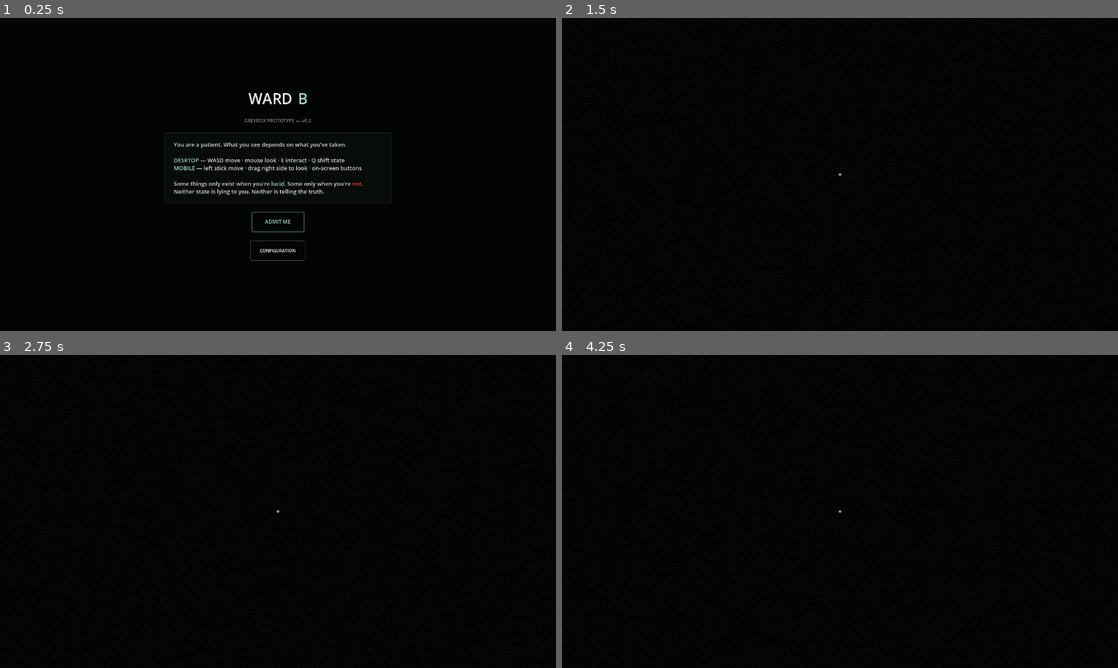
Above: before the commit, frames 1-4 (two rows, left to right).
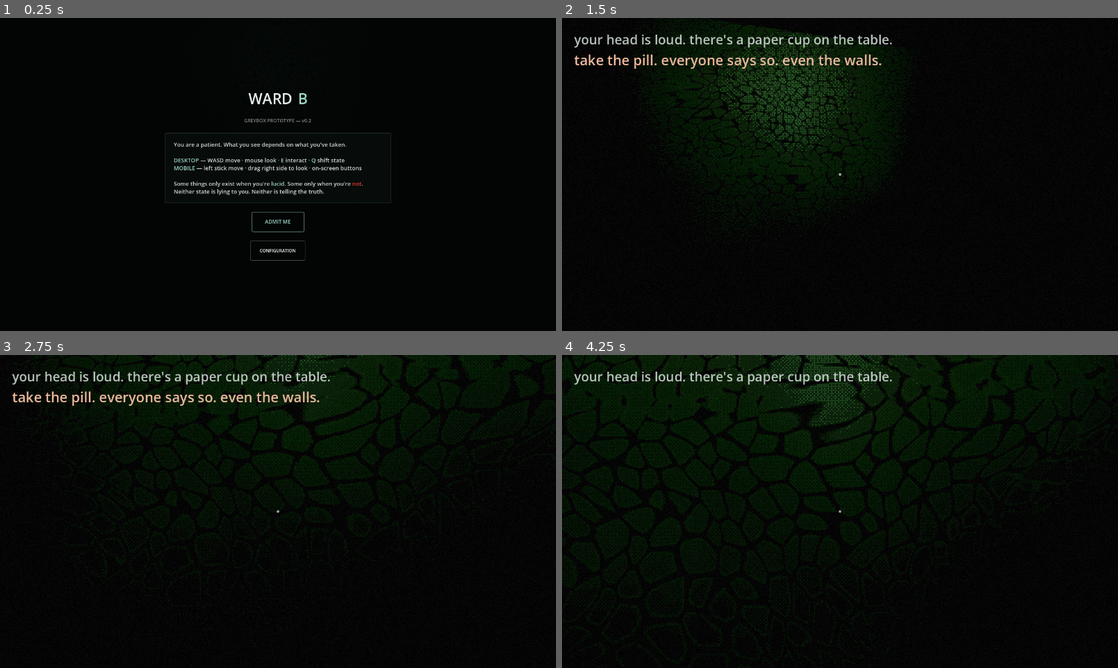
Above: after the commit, the same moments.

Repository: lucy-holm/Ward-B
Game: Godot game, scene res://main.tscn
Same seed, same stepped clock (60 frames per second), same inputs: the game is played once before the commit and once after it.
Inputs (mouse positions are in pixels of both pictures, inside the frame that each line leads up to):
- Up to frame 1 (0.25 s): no input
- Up to frame 2 (1.5 s): click "ADMIT ME" at 0.5 s; tap Enter at 1.25 s; move the mouse to (867, 174) at 1.27 s; hold W (move_forward) from 1.28 s (still down); hold E (interact) from 1.28 s (still down); click (867, 174) at 1.42 s
- Up to frame 3 (2.75 s): keep holding W (move_forward); move the mouse to (250, 511) at 2.02 s; release E (interact) at 2.03 s; tap Q (shift_state) at 2.1 s
- Up to frame 4 (4.25 s): keep holding W (move_forward); move the mouse to (851, 505) at 2.77 s; tap 0 at 2.85 s; move the mouse to (834, 517) at 3.52 s; tap 9 at 3.6 s; click (834, 517) at 3.67 s

The runs differ from the first frame. In frame 2, 14% of the frame differs, in the area x 2-65%, y 0-76%; in frame 3, 15%; in frame 4, 23%, in the area x 0-100%, y 0-100%.
Error before the commit: Cannot call method 'instantiate' on a null value. (res://main.gd:856)

Commit message:
Fix a corrupt wall.tres, and guard against the class of bug
I cherry-picked the shader agent's first commit without checking it, and that
commit was mid-bug: an edit to materials/wall.tres had deleted the
`[sub_resource type="FastNoiseLite" id="FastNoiseLite_wall_island"]` HEADER
while leaving the SubResource() reference to it in place. The agent found and
fixed this afterwards; I had already pulled the broken state into the branch.

WHY THIS MATTERS MORE THAN A TYPO. The resulting file is still valid INI, still
parses, and still passes `--headless --import` without a word. What it does is
make Godot HANG. check_rooms failed with all 20 rooms unable to load, and
tools/shoot.tscn renders stopped producing output and sat until killed. I spent
a stretch diagnosing that as Godot process contention and told the user so; the
shader agent lost time to the same misreading. A hang looks nothing like a
corrupt file, which is exactly what makes this worth a permanent guard.

tools/check_resources.py asserts every .tres/.tscn declares the sub- and
ext-resources it references, in both directions, across materials/, props/,
fixtures/ and rooms/ — 138 files, well under a second, pure Python. It is
deliberately NOT a Godot test: every existing suite runs Godot, so they all
inherit the hang they would be trying to diagnose.

Verified it fails on the real thing rather than passing vacuously — deleted
that exact header again and confirmed it reports the offending id, then
restored. check_roundtrip.sh now runs it first, before doing any work.

Materials taken wholesale from the agent's finished branch, which also lands its
second commit: floor pushed to a clearly sage/olive hue with streaky wear
tracks, ceiling water staining reworked from an even wash into concentrated
blooms, and the wall crazing pulled down from high-contrast mould blobs to
low-contrast cracked paint.

Co-Authored-By: Claude Opus 5 (1M context) <noreply@anthropic.com>

Diff:
--- a/godot/materials/ceil.tres
+++ b/godot/materials/ceil.tres
@@ -57,6 +57,19 @@
 ; base_color to read as damage at a glance — darkened and desaturated so
 ; the bloom mask actually contrasts, paired with a small stain_strength and
 ; ceil_sag_strength bump below for a more legible sag/stain read.
+;
+; Bloom retune (2026-08, matC): coordinator review of matB found the stain
+; spread evenly as a light wash across most tiles rather than reading as
+; distinct blooms on a few. Root cause was the noise/threshold shape, not
+; the colour: stain_threshold=0.5 sat right at the noise field's own mean,
+; so roughly half the tiles crossed it at some (decay-scaled) opacity —
+; "everything is a little stained" instead of "most tiles are clean, a few
+; are badly damaged." Raised stain_threshold well above the field's mean so
+; only its upper tail qualifies, and lowered stain_scale so that tail
+; spans several adjacent tiles at once (a cluster, i.e. a bloom) rather than
+; single tiles scattered independently. stain_color pushed browner/more
+; saturated so a bloom, once it does cross threshold, reads as water damage
+; rather than a shadow.
 [resource]
 render_priority = 0
 shader = ExtResource("1_shader")
@@ -64,7 +77,7 @@
 shader_parameter/base_color = Color(0.62, 0.605, 0.55, 1)
 shader_parameter/decay_color = Color(0.20, 0.18, 0.145, 1)
 shader_parameter/grout_color = Color(0.13, 0.12, 0.1, 1)
-shader_parameter/stain_color = Color(0.40, 0.36, 0.29, 1)
+shader_parameter/stain_color = Color(0.30, 0.20, 0.11, 1)
 shader_parameter/tile_size = 0.6
 shader_parameter/grout_width = 0.016
 shader_parameter/tile_jitter = 0.07
@@ -79,13 +92,13 @@
 shader_parameter/normal_tex = SubResource("NoiseTexture2D_ceil_normal")
 shader_parameter/mottle_scale = 0.5
 shader_parameter/wear_freq_mult = 3.0
-shader_parameter/stain_scale = 0.09
+shader_parameter/stain_scale = 0.065
 shader_parameter/normal_scale = 6.0
 shader_parameter/mottle_strength = 0.34
 shader_parameter/wear_strength = 0.12
 shader_parameter/wear_threshold = 0.6
-shader_parameter/stain_strength = 0.65
-shader_parameter/stain_threshold = 0.5
+shader_parameter/stain_strength = 0.95
+shader_parameter/stain_threshold = 0.52
 shader_parameter/ao_strength = 0.18
 shader_parameter/normal_strength = 0.32
 shader_parameter/roughness_base = 0.95
--- a/godot/materials/floor.tres
+++ b/godot/materials/floor.tres
@@ -58,13 +58,24 @@
 ; that floor so LUCID traffic areas don't read as black; grout/stain darkened
 ; a touch to match. roughness_base/roughness_wet UNTOUCHED — see this file's
 ; existing reflectivity comment below; judge specular by eye, not by mean.
+;
+; Sage retune (2026-08, matC): matB landed R~=G>B, which is grey with a hint
+; of green — coordinator review called it "a fairly flat dark green-grey,"
+; not the distinctly sage/olive lino the board shows. Pushed G further above
+; both R and B (was 0.455/0.44/0.395, now 0.46/0.40/0.315 — G leads by a
+; visible margin, not a hair) so the hue itself reads green before value or
+; grime does any of the work. decay_color follows the same shift so the
+; UNMED-side rot drift stays in the same colour family instead of drifting
+; back toward neutral. grout_color nudged warmer/browner (was a near-neutral
+; dark grey) — "dirt collected in grout" reads as dirt only if it contrasts
+; in HUE with the sage tile, not just in value.
 [resource]
 render_priority = 0
 shader = ExtResource("1_shader")
 shader_parameter/decay = 0.35
-shader_parameter/base_color = Color(0.44, 0.455, 0.395, 1)
-shader_parameter/decay_color = Color(0.085, 0.095, 0.075, 1)
-shader_parameter/grout_color = Color(0.075, 0.078, 0.068, 1)
+shader_parameter/base_color = Color(0.40, 0.46, 0.315, 1)
+shader_parameter/decay_color = Color(0.075, 0.09, 0.06, 1)
+shader_parameter/grout_color = Color(0.095, 0.082, 0.058, 1)
 shader_parameter/stain_color = Color(0.24, 0.155, 0.11, 1)
 shader_parameter/tile_size = 0.5
 shader_parameter/grout_width = 0.022
@@ -87,8 +98,13 @@
 ; the concept board calls for "worn traffic paths," and this mask is the
 ; only non-decay-gated wear the shader has (see header: base material wear,
 ; present in both realities).
-shader_parameter/wear_strength = 0.38
-shader_parameter/wear_threshold = 0.58
+shader_parameter/wear_strength = 0.42
+shader_parameter/wear_threshold = 0.56
+; wear_track_stretch (matC): 1.0 -> 0.4 elongates the scuff mask along world
+; Z, so it reads as streaky traffic tracks down a corridor's long axis
+; instead of round scattered scuffs — see the shader header for why Z and
+; why this is a heuristic, not true room-aware routing.
+shader_parameter/wear_track_stretch = 0.4
 shader_parameter/stain_strength = 0.65
 shader_parameter/stain_threshold = 0.5
 shader_parameter/ao_strength = 0.4
--- a/godot/materials/shaders/triplanar_plaster.gdshader
+++ b/godot/materials/shaders/triplanar_plaster.gdshader
@@ -147,7 +147,19 @@
 
 	// --- peel mask: hard-edged, decay-driven coverage -----------------------
 	float threshold = mix(peel_threshold_min, peel_threshold_max, decay);
-	float aa = fwidth(isl) * 1.5;
+	// Clamped: island_tex is Cellular DISTANCE2_SUB (see wall.tres), a
+	// crackle field whose value swings from ~0 (on a cell border) to ~1
+	// (mid-cell) over a genuinely short distance — its OWN derivative is
+	// naturally large near every crack, not just at the aliasing limit the
+	// unclamped fwidth() * 1.5 term was written to catch (that was tuned
+	// against the old smooth Simplex island field, which has no comparably
+	// steep native gradient). Left unclamped, aa ballooned edge_w across
+	// most of a cell rather than just its border, which is what turned
+	// "thin cracks between small islands" into "wall mostly dark" the first
+	// time this landed. 0.06 keeps genuine screen-space aliasing control at
+	// grazing angles/distance while stopping the field's own steepness from
+	// widening the band.
+	float aa = min(fwidth(isl) * 1.5, 0.06);
 	float edge_w = max(mix(edge_width_near, edge_width_far, dist_t), aa);
 	float exposed = 1.0 - smoothstep(threshold, threshold + edge_w, isl);
 	// 0 right at the edge (freshly exposed plaster) .. 1 deep in the island
--- a/godot/materials/shaders/triplanar_tile.gdshader
+++ b/godot/materials/shaders/triplanar_tile.gdshader
@@ -81,6 +81,20 @@
 // Frequency multiplier applied on top of mottle_scale for the decorrelated
 // scuff reread of the same texture.
 uniform float wear_freq_mult = 3.4;
+// Elongates the scuff mask along world Z relative to X (values < 1.0
+// stretch; 1.0 = isotropic, round scuffs). Every corridor gen_rooms.py
+// builds runs long-axis-Z / narrow-axis-X (see MIGRATION_NOTES.md/
+// ROOM_AUTHORING.md — shell_x defines a narrow perimeter, length runs in
+// z), so a single global Z stretch reads as "worn traffic track down the
+// long axis" in the rooms where it matters most (corridors, wards) without
+// needing per-room centerline data, which this world-space material has no
+// way to receive (it is one shared .tres instanced identically in every
+// room; passing room extents through would mean a gen_rooms.py change,
+// out of this pass's scope). It is a heuristic, not room-aware — a room
+// whose long axis runs along X instead would get the elongation the wrong
+// way. Reuses the SAME mottle_tex sample already taken for the scuff mask,
+// so this costs zero extra fetches.
+uniform float wear_track_stretch : hint_range(0.1, 1.0) = 1.0;
 uniform float stain_scale = 0.12;
 uniform float normal_scale = 2.5;
 
@@ -183,7 +197,8 @@
 	// Decorrelated reread of the same texture at a different frequency and
 	// offset — a hard-edged scuff mask for free, no second resource.
 	float wear_n = texture(mottle_tex,
-		sample_xz * mottle_scale * wear_freq_mult + vec2(37.2, -11.7)).r;
+		sample_xz * mottle_scale * wear_freq_mult * vec2(1.0, wear_track_stretch)
+		+ vec2(37.2, -11.7)).r;
 
 	// Centred on 1.0 so mottling modulates around base_color rather than
 	// halving the authored albedo (noise averages ~0.5). base_color itself
--- a/godot/materials/wall.tres
+++ b/godot/materials/wall.tres
@@ -18,6 +18,7 @@
 height = 256
 noise = SubResource("FastNoiseLite_wall_mottle")
 
+[sub_resource type="FastNoiseLite" id="FastNoiseLite_wall_island"]
 ; island_tex noise (2026-08, crazing pass): was noise_type=1 (Simplex Smooth,
 ; 2-octave FBM) — that produces smooth, rounded amoeba blobs, not the "fine
 ; network of small islands" the PBR board's cracked-paint panel actually
@@ -33,11 +34,11 @@
 ; blurring into the old amoeba look through a different noise function.
 noise_type = 2
 seed = 303
-frequency = 0.05
+frequency = 0.085
 fractal_octaves = 1
 cellular_distance_function = 0
 cellular_return_type = 4
-cellular_jitter = 1.0
+cellular_jitter = 0.85
 
 [sub_resource type="NoiseTexture2D" id="NoiseTexture2D_wall_island"]
 generate_mipmaps = true
@@ -65,7 +66,7 @@
 shader_parameter/paint_clean_color = Color(0.615, 0.565, 0.485, 1)
 shader_parameter/paint_soiled_color = Color(0.535, 0.49, 0.415, 1)
 shader_parameter/plaster_color = Color(0.50, 0.45, 0.375, 1)
-shader_parameter/lath_color = Color(0.24, 0.21, 0.17, 1)
+shader_parameter/lath_color = Color(0.40, 0.355, 0.30, 1)
 shader_parameter/green_cast_color = Color(0.38, 0.395, 0.31, 1)
 shader_parameter/shadow_color = Color(0.32, 0.33, 0.27, 1)
 shader_parameter/rust_color = Color(0.56, 0.32, 0.27, 1)
@@ -87,11 +88,11 @@
 shader_parameter/roughness_plaster = 0.95
 ; ao_strength 0.22 -> 0.27: a touch more contact-shadow depth at the peel
 ; lip so exposed plaster reads as recessed, not just recolored.
-shader_parameter/ao_strength = 0.27
+shader_parameter/ao_strength = 0.18
 shader_parameter/parallax_strength = 0.12
-shader_parameter/peel_threshold_min = 0.08
-shader_parameter/peel_threshold_max = 0.66
-shader_parameter/edge_width_near = 0.045
-shader_parameter/edge_width_far = 0.12
+shader_parameter/peel_threshold_min = 0.05
+shader_parameter/peel_threshold_max = 0.30
+shader_parameter/edge_width_near = 0.07
+shader_parameter/edge_width_far = 0.16
 shader_parameter/dist_fade_near = 5.0
 shader_parameter/dist_fade_far = 18.0
--- a/godot/materials/wall2.tres
+++ b/godot/materials/wall2.tres
@@ -18,17 +18,18 @@
 height = 256
 noise = SubResource("FastNoiseLite_wall2_mottle")
 
+[sub_resource type="FastNoiseLite" id="FastNoiseLite_wall2_island"]
 ; Same crazing-pass swap as wall.tres's island noise — see that file's
 ; header for the full rationale. Kept wall2's own seed/frequency (877/878)
 ; deliberately offset from wall.tres's so the two materials' crack networks
 ; don't line up when they meet at a room corner.
 noise_type = 2
 seed = 878
-frequency = 0.055
+frequency = 0.09
 fractal_octaves = 1
 cellular_distance_function = 0
 cellular_return_type = 4
-cellular_jitter = 1.0
+cellular_jitter = 0.85
 
 [sub_resource type="NoiseTexture2D" id="NoiseTexture2D_wall2_island"]
 generate_mipmaps = true
@@ -49,7 +50,7 @@
 shader_parameter/paint_clean_color = Color(0.615, 0.565, 0.485, 1)
 shader_parameter/paint_soiled_color = Color(0.535, 0.49, 0.415, 1)
 shader_parameter/plaster_color = Color(0.50, 0.45, 0.375, 1)
-shader_parameter/lath_color = Color(0.225, 0.196, 0.16, 1)
+shader_parameter/lath_color = Color(0.39, 0.345, 0.29, 1)
 shader_parameter/green_cast_color = Color(0.365, 0.38, 0.30, 1)
 shader_parameter/shadow_color = Color(0.30, 0.315, 0.258, 1)
 shader_parameter/rust_color = Color(0.545, 0.31, 0.26, 1)
@@ -69,11 +70,11 @@
 shader_parameter/normal_strength = 1.1
 shader_parameter/roughness_paint = 0.55
 shader_parameter/roughness_plaster = 0.95
-shader_parameter/ao_strength = 0.27
+shader_parameter/ao_strength = 0.18
 shader_parameter/parallax_strength = 0.12
-shader_parameter/peel_threshold_min = 0.09
-shader_parameter/peel_threshold_max = 0.68
-shader_parameter/edge_width_near = 0.045
-shader_parameter/edge_width_far = 0.12
+shader_parameter/peel_threshold_min = 0.05
+shader_parameter/peel_threshold_max = 0.32
+shader_parameter/edge_width_near = 0.07
+shader_parameter/edge_width_far = 0.16
 shader_parameter/dist_fade_near = 5.0
 shader_parameter/dist_fade_far = 18.0
Not shown, added: godot/tools/check_resources.py
Not shown, changed: godot/tools/check_roundtrip.sh
